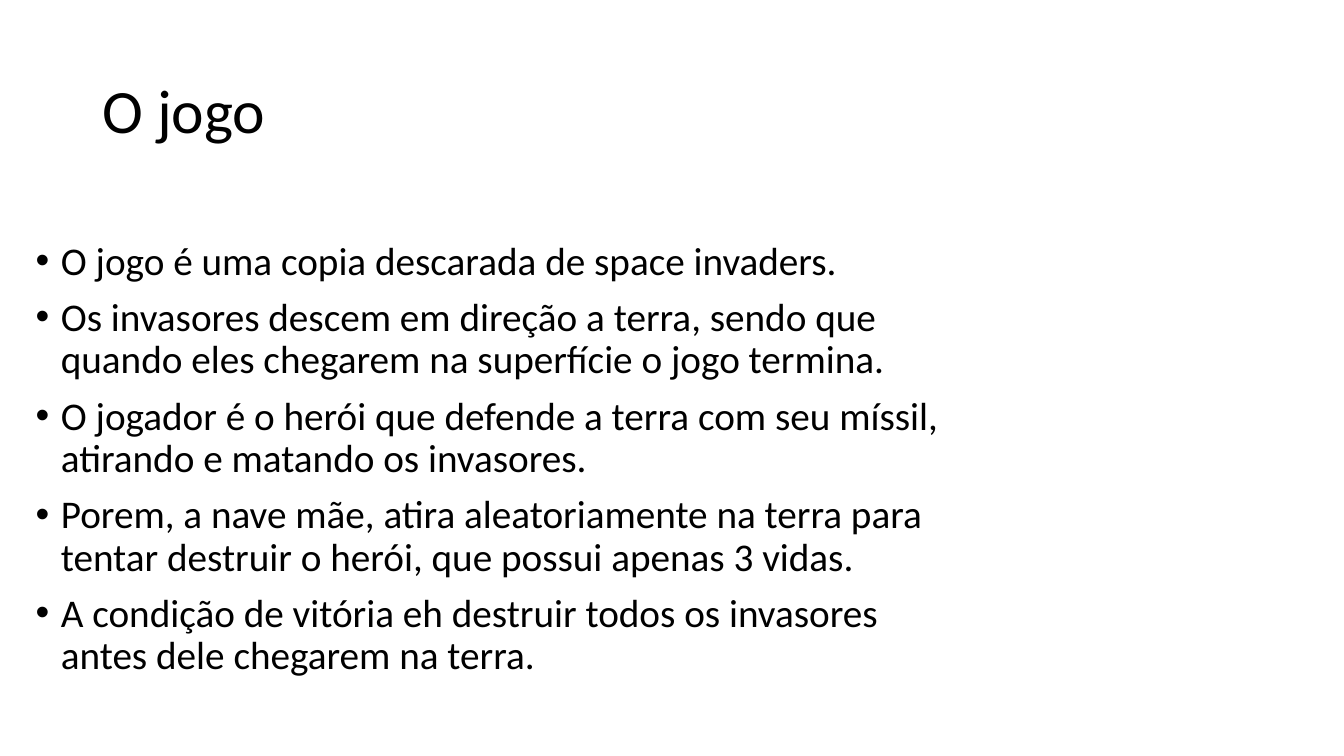
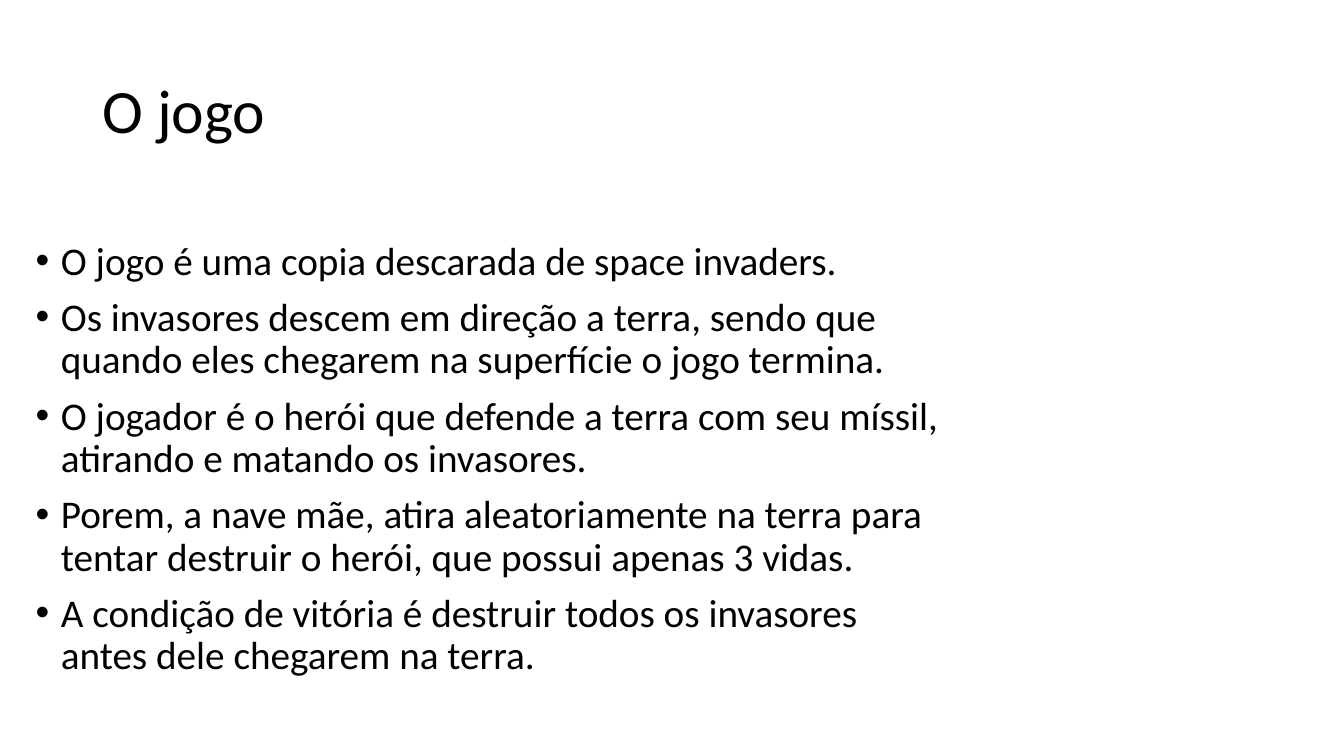
Before and after one commit to ropumar/INF1805, a slide deck: slide 2 of miniprojeto 2/invasores do espaco.pptx. Drawn at 1344x756 pixels with LibreOffice and Linux fonts; fonts in the diff are those of the drawing. Boxes give left, top, right and bottom in pixels: in the first picture for what was removed or moved away, otherwise in the second. Text is boxed around its words. In the diff, an @@ line names an element or a change of style, - is before the commit and + after.

Commit message:
powerpoint update

```diff
--- a/miniprojeto 2/invasores do espaco.pptx
+++ b/miniprojeto 2/invasores do espaco.pptx
@@ text at [61, 599, 858, 676]: text changed @@
-• A condição de vitória eh destruir todos os invasores antes dele chegarem na terra.
+• A condição de vitória é destruir todos os invasores antes dele chegarem na terra.
```
Also in this commit, not shown: 4 other slides changed.
